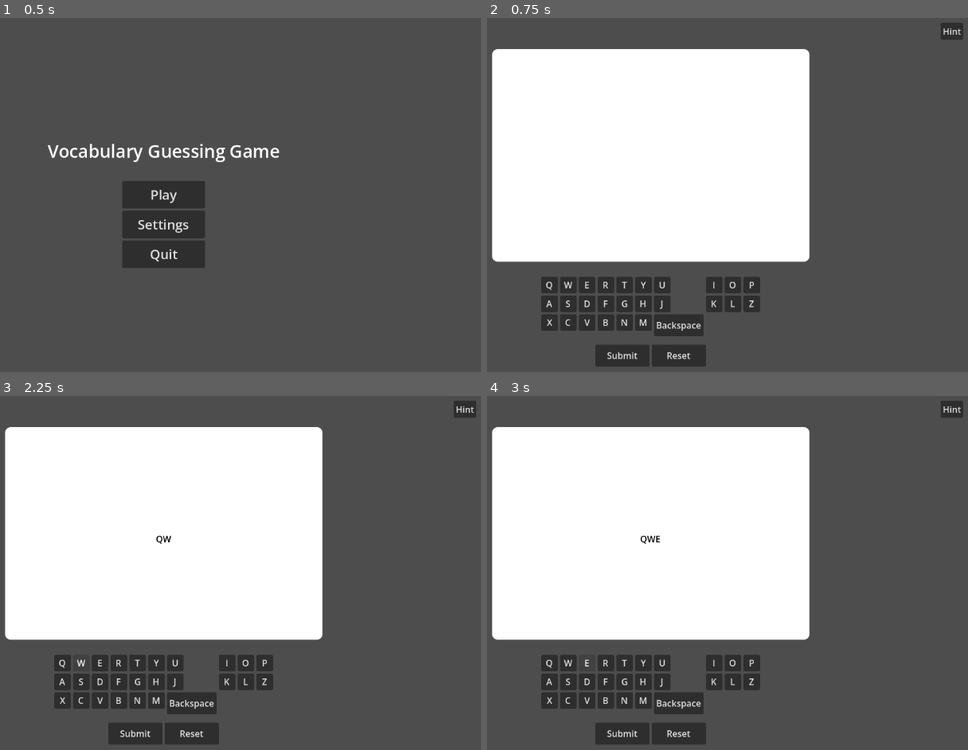
Above: before the commit, frames 1-4 (two rows, left to right).
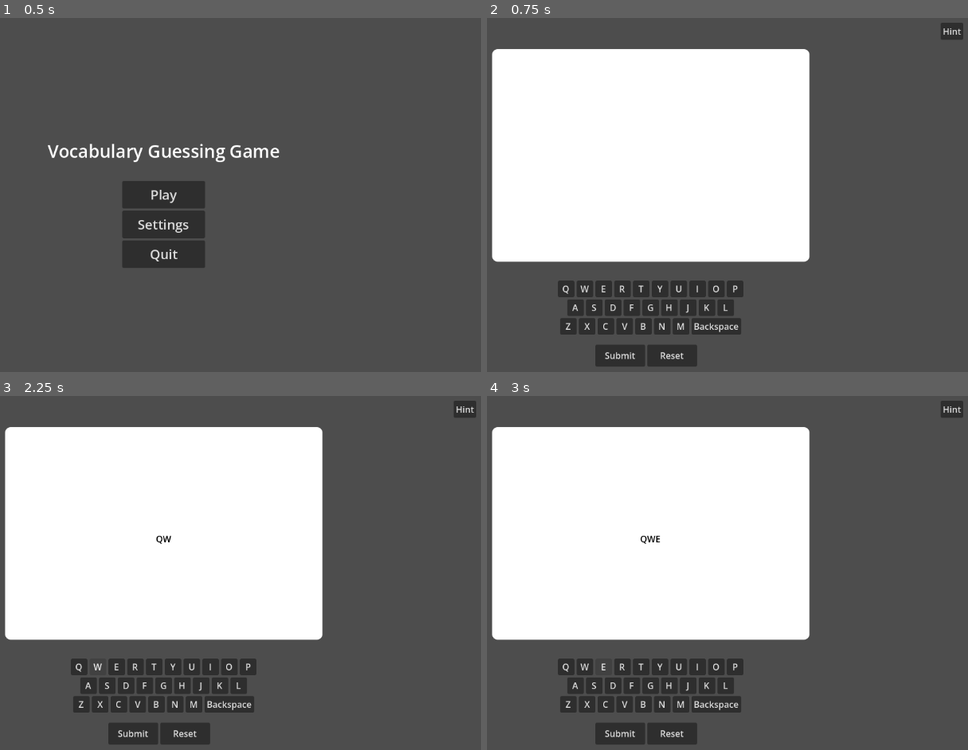
Above: after the commit, the same moments.

Repository: anaissnow/vocabulary-memorization-game
Game: Godot game, scene res://scenes/menus/main_menu.tscn
Two runs of this game, one before a commit and one after it. Both use one fixed random seed, a clock stepped at 60 frames per second and the inputs below. The engine's default icon, where the game draws it, is replaced by a stand-in: a white triangle on a blue panel in a dark square.
Inputs:
- Up to frame 1 (0.5 s): no input
- Up to frame 2 (0.75 s): click "Play" at 0.5 s
- Up to frame 3 (2.25 s): click "Q" at 1.25 s; click "W" at 2 s
- Up to frame 4 (3 s): click "E" at 2.75 s

Frame 1 is identical in both runs. In frame 2, 4.2% of the frame differs, in the area x 11-57%, y 73-99%; in frame 3, 4.2%; in frame 4, 4.1%.

Commit message:
redo the keyboard ui

Diff:
--- a/vocabulary-memorization-game/scenes/test_level.tscn
+++ b/vocabulary-memorization-game/scenes/test_level.tscn
@@ -43,167 +43,179 @@
 grow_horizontal = 2
 grow_vertical = 0
 size_flags_horizontal = 4
-columns = 10
 script = ExtResource("13_kpk0m")
 
-[node name="Q" type="Button" parent="CanvasLayer/Keyboard" unique_id=1370488240]
+[node name="TopRow" type="HBoxContainer" parent="CanvasLayer/Keyboard" unique_id=2008636772]
+layout_mode = 2
+size_flags_horizontal = 4
+
+[node name="Q" type="Button" parent="CanvasLayer/Keyboard/TopRow" unique_id=1370488240]
 custom_minimum_size = Vector2(30, 30)
 custom_maximum_size = Vector2(30, 30)
 layout_mode = 2
 text = "Q"
 
-[node name="W" type="Button" parent="CanvasLayer/Keyboard" unique_id=1133610947]
+[node name="W" type="Button" parent="CanvasLayer/Keyboard/TopRow" unique_id=1133610947]
 custom_minimum_size = Vector2(30, 30)
 custom_maximum_size = Vector2(30, 30)
 layout_mode = 2
 text = "W"
 
-[node name="E" type="Button" parent="CanvasLayer/Keyboard" unique_id=1774815798]
+[node name="E" type="Button" parent="CanvasLayer/Keyboard/TopRow" unique_id=1774815798]
 custom_minimum_size = Vector2(30, 30)
 custom_maximum_size = Vector2(30, 30)
 layout_mode = 2
 text = "E"
 
-[node name="R" type="Button" parent="CanvasLayer/Keyboard" unique_id=1157323584]
+[node name="R" type="Button" parent="CanvasLayer/Keyboard/TopRow" unique_id=1157323584]
 custom_minimum_size = Vector2(30, 30)
 custom_maximum_size = Vector2(30, 30)
 layout_mode = 2
 text = "R"
 
-[node name="T" type="Button" parent="CanvasLayer/Keyboard" unique_id=931705174]
+[node name="T" type="Button" parent="CanvasLayer/Keyboard/TopRow" unique_id=931705174]
 custom_minimum_size = Vector2(30, 30)
 custom_maximum_size = Vector2(30, 30)
 layout_mode = 2
 text = "T"
 
-[node name="Y" type="Button" parent="CanvasLayer/Keyboard" unique_id=1464779296]
+[node name="Y" type="Button" parent="CanvasLayer/Keyboard/TopRow" unique_id=1464779296]
 custom_minimum_size = Vector2(30, 30)
 custom_maximum_size = Vector2(30, 30)
 layout_mode = 2
 text = "Y"
 
-[node name="U" type="Button" parent="CanvasLayer/Keyboard" unique_id=374468351]
+[node name="U" type="Button" parent="CanvasLayer/Keyboard/TopRow" unique_id=374468351]
 custom_minimum_size = Vector2(30, 30)
 custom_maximum_size = Vector2(30, 30)
 layout_mode = 2
 text = "U"
 
-[node name="I" type="Button" parent="CanvasLayer/Keyboard" unique_id=1798220468]
+[node name="I" type="Button" parent="CanvasLayer/Keyboard/TopRow" unique_id=1798220468]
 custom_minimum_size = Vector2(30, 30)
 custom_maximum_size = Vector2(30, 30)
 layout_mode = 2
 text = "I"
 
-[node name="O" type="Button" parent="CanvasLayer/Keyboard" unique_id=1711003868]
+[node name="O" type="Button" parent="CanvasLayer/Keyboard/TopRow" unique_id=1711003868]
 custom_minimum_size = Vector2(30, 30)
 custom_maximum_size = Vector2(30, 30)
 layout_mode = 2
 text = "O"
 
-[node name="P" type="Button" parent="CanvasLayer/Keyboard" unique_id=1639381943]
+[node name="P" type="Button" parent="CanvasLayer/Keyboard/TopRow" unique_id=1639381943]
 custom_minimum_size = Vector2(30, 30)
 custom_maximum_size = Vector2(30, 30)
 layout_mode = 2
 text = "P"
 
-[node name="A" type="Button" parent="CanvasLayer/Keyboard" unique_id=864035072]
+[node name="MiddleRow" type="HBoxContainer" parent="CanvasLayer/Keyboard" unique_id=411307605]
+layout_mode = 2
+size_flags_horizontal = 4
+
+[node name="A" type="Button" parent="CanvasLayer/Keyboard/MiddleRow" unique_id=864035072]
 custom_minimum_size = Vector2(30, 30)
 custom_maximum_size = Vector2(30, 30)
 layout_mode = 2
 text = "A"
 
-[node name="S" type="Button" parent="CanvasLayer/Keyboard" unique_id=43427942]
+[node name="S" type="Button" parent="CanvasLayer/Keyboard/MiddleRow" unique_id=43427942]
 custom_minimum_size = Vector2(30, 30)
 custom_maximum_size = Vector2(30, 30)
 layout_mode = 2
 text = "S"
 
-[node name="D" type="Button" parent="CanvasLayer/Keyboard" unique_id=1147216625]
+[node name="D" type="Button" parent="CanvasLayer/Keyboard/MiddleRow" unique_id=1147216625]
 custom_minimum_size = Vector2(30, 30)
 custom_maximum_size = Vector2(30, 30)
 layout_mode = 2
 text = "D"
 
-[node name="F" type="Button" parent="CanvasLayer/Keyboard" unique_id=25677887]
+[node name="F" type="Button" parent="CanvasLayer/Keyboard/MiddleRow" unique_id=25677887]
 custom_minimum_size = Vector2(30, 30)
 custom_maximum_size = Vector2(30, 30)
 layout_mode = 2
 text = "F"
 
-[node name="G" type="Button" parent="CanvasLayer/Keyboard" unique_id=373007004]
+[node name="G" type="Button" parent="CanvasLayer/Keyboard/MiddleRow" unique_id=373007004]
 custom_minimum_size = Vector2(30, 30)
 custom_maximum_size = Vector2(30, 30)
 layout_mode = 2
 text = "G"
 
-[node name="H" type="Button" parent="CanvasLayer/Keyboard" unique_id=73638237]
+[node name="H" type="Button" parent="CanvasLayer/Keyboard/MiddleRow" unique_id=73638237]
 custom_minimum_size = Vector2(30, 30)
 custom_maximum_size = Vector2(30, 30)
 layout_mode = 2
 text = "H"
 
-[node name="J" type="Button" parent="CanvasLayer/Keyboard" unique_id=1842190614]
+[node name="J" type="Button" parent="CanvasLayer/Keyboard/MiddleRow" unique_id=1842190614]
 custom_minimum_size = Vector2(30, 30)
 custom_maximum_size = Vector2(30, 30)
 layout_mode = 2
 text = "J"
 
-[node name="K" type="Button" parent="CanvasLayer/Keyboard" unique_id=192491916]
+[node name="K" type="Button" parent="CanvasLayer/Keyboard/MiddleRow" unique_id=192491916]
 custom_minimum_size = Vector2(30, 30)
 custom_maximum_size = Vector2(30, 30)
 layout_mode = 2
 text = "K"
 
-[node name="L" type="Button" parent="CanvasLayer/Keyboard" unique_id=1763931267]
+[node name="L" type="Button" parent="CanvasLayer/Keyboard/MiddleRow" unique_id=1763931267]
 custom_minimum_size = Vector2(30, 30)
 custom_maximum_size = Vector2(30, 30)
 layout_mode = 2
 text = "L"
 
-[node name="Z" type="Button" parent="CanvasLayer/Keyboard" unique_id=898778661]
+[node name="BottomRow" type="HBoxContainer" parent="CanvasLayer/Keyboard" unique_id=1382541651]
+layout_mode = 2
+size_flags_horizontal = 4
+
+[node name="Z" type="Button" parent="CanvasLayer/Keyboard/BottomRow" unique_id=898778661]
 custom_minimum_size = Vector2(30, 30)
 custom_maximum_size = Vector2(30, 30)
 layout_mode = 2
 text = "Z"
 
-[node name="X" type="Button" parent="CanvasLayer/Keyboard" unique_id=1821855538]
+[node name="X" type="Button" parent="CanvasLayer/Keyboard/BottomRow" unique_id=1821855538]
 custom_minimum_size = Vector2(30, 30)
 custom_maximum_size = Vector2(30, 30)
 layout_mode = 2
 text = "X"
 
-[node name="C" type="Button" parent="CanvasLayer/Keyboard" unique_id=1112760248]
+[node name="C" type="Button" parent="CanvasLayer/Keyboard/BottomRow" unique_id=1112760248]
 custom_minimum_size = Vector2(30, 30)
 custom_maximum_size = Vector2(30, 30)
 layout_mode = 2
 text = "C"
 
-[node name="V" type="Button" parent="CanvasLayer/Keyboard" unique_id=1588880290]
+[node name="V" type="Button" parent="CanvasLayer/Keyboard/BottomRow" unique_id=1588880290]
 custom_minimum_size = Vector2(30, 30)
 custom_maximum_size = Vector2(30, 30)
 layout_mode = 2
 text = "V"
 
-[node name="B" type="Button" parent="CanvasLayer/Keyboard" unique_id=1919250395]
+[node name="B" type="Button" parent="CanvasLayer/Keyboard/BottomRow" unique_id=1919250395]
 custom_minimum_size = Vector2(30, 30)
 custom_maximum_size = Vector2(30, 30)
 layout_mode = 2
 text = "B"
 
-[node name="N" type="Button" parent="CanvasLayer/Keyboard" unique_id=2015678270]
+[node name="N" type="Button" parent="CanvasLayer/Keyboard/BottomRow" unique_id=2015678270]
 custom_minimum_size = Vector2(30, 30)
 custom_maximum_size = Vector2(30, 30)
 layout_mode = 2
 text = "N"
 
-[node name="M" type="Button" parent="CanvasLayer/Keyboard" unique_id=2145711659]
+[node name="M" type="Button" parent="CanvasLayer/Keyboard/BottomRow" unique_id=2145711659]
 custom_minimum_size = Vector2(30, 30)
 custom_maximum_size = Vector2(30, 30)
 layout_mode = 2
 text = "M"
 
-[node name="Backspace" type="Button" parent="CanvasLayer/Keyboard" unique_id=1403596565]
-custom_minimum_size = Vector2(90, 40)
+[node name="Backspace" type="Button" parent="CanvasLayer/Keyboard/BottomRow" unique_id=1403596565]
+custom_minimum_size = Vector2(90, 30)
+custom_maximum_size = Vector2(90, 30)
 layout_mode = 2
 text = "Backspace"
 
@@ -249,17 +261,19 @@
 
 [node name="SubmitButton" type="Button" parent="CanvasLayer/HBoxContainer" unique_id=449237336]
 custom_minimum_size = Vector2(90, 40)
+custom_maximum_size = Vector2(90, 40)
 layout_mode = 2
 size_flags_horizontal = 3
 text = "Submit"
 
 [node name="Reset" type="Button" parent="CanvasLayer/HBoxContainer" unique_id=486303882]
 custom_minimum_size = Vector2(90, 40)
+custom_maximum_size = Vector2(90, 40)
 layout_mode = 2
 size_flags_horizontal = 3
 text = "Reset"
 
-[connection signal="pressed" from="CanvasLayer/Keyboard/Backspace" to="." method="_on_backspace_pressed"]
+[connection signal="pressed" from="CanvasLayer/Keyboard/BottomRow/Backspace" to="." method="_on_backspace_pressed"]
 [connection signal="pressed" from="CanvasLayer/HintButton" to="." method="_on_hint_button_pressed"]
 [connection signal="pressed" from="CanvasLayer/HBoxContainer/SubmitButton" to="." method="_on_submit_button_pressed"]
 [connection signal="pressed" from="CanvasLayer/HBoxContainer/Reset" to="." method="_on_reset_pressed"]
--- a/vocabulary-memorization-game/scripts/keyboard.gd
+++ b/vocabulary-memorization-game/scripts/keyboard.gd
@@ -1,5 +1,10 @@
 extends GridContainer
 ## keyboard.gd
+
+
+@onready var top_row: HBoxContainer = $TopRow
+@onready var middle_row: HBoxContainer = $MiddleRow
+@onready var bottom_row: HBoxContainer = $BottomRow
 
 
 signal key_pressed(letter: String)
@@ -7,11 +12,25 @@
 
 
 func _ready() -> void:
-	for button in get_children():
-		if button is Button:
-			button.pressed.connect(_on_letter_pressed.bind(button.text))
-		button.pressed.connect(func(): backspace_word_pressed.emit())
+	_setup_row(top_row)
+	_setup_row(middle_row)
+	_setup_row(bottom_row)
+
 
 func _on_letter_pressed(letter: String):
 	AudioController.play_button()
 	key_pressed.emit(letter)
+
+
+func _setup_row(row: HBoxContainer) -> void:
+	for button in row.get_children():
+		if button is Button:
+			match button.text:
+				"Backspace":
+					button.pressed.connect(_on_backspace_pressed)
+				_:
+					button.pressed.connect(_on_letter_pressed.bind(button.text))
+
+func _on_backspace_pressed():
+	AudioController.play_button()
+	backspace_word_pressed.emit()
